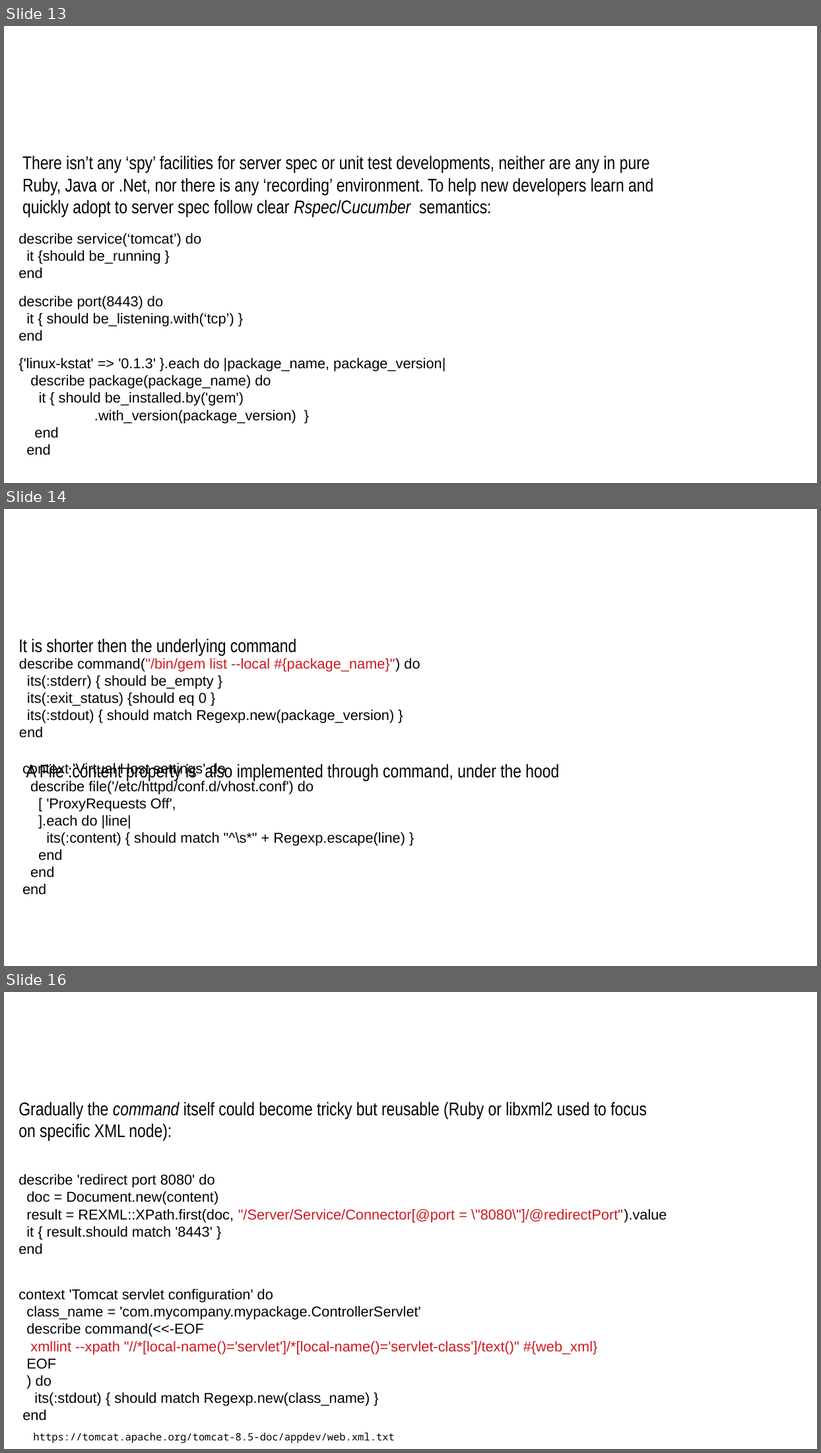
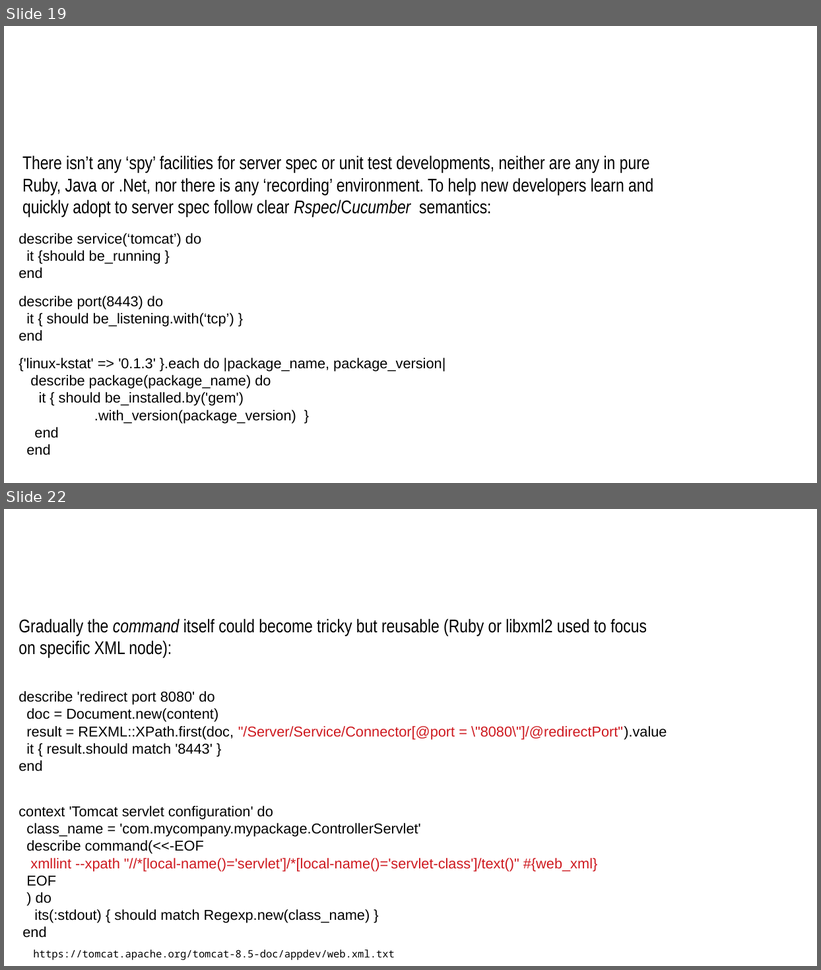
Before and after one commit to sergueik/uru_serverspec, a slide deck: Serverspec Integration in Cloud Provision.odp. Shown one above the other, each under a label of ours: slides 13, 14 and 16 before the commit, slides 19 and 22 after it; the slides between them are not shown. The pictures are 821x1453 and 821x970 pixels, drawn with LibreOffice and Linux fonts; fonts in the diff are those of the drawing; background and template pictures are left out. Boxes give left, top, right and bottom in pixels: in the first picture for what was removed or moved away, otherwise in the second. Text is boxed around its words. In the diff, an @@ line names an element or a change of style, - is before the commit and + after.

```diff
--- a/Serverspec Integration in Cloud Provision.odp
+++ b/Serverspec Integration in Cloud Provision.odp
@@ slide 14 removed at (4,509,817,966), background #FFFFFF @@
@@ text removed at (19,638,297,656) @@
-It is shorter then the underlying command
@@ text removed at (19,658,420,738) @@
-describe command("/bin/gem list --local #{package_name}") do
-its(:stderr) { should be_empty }
-its(:exit_status) {should eq 0 }
-its(:stdout) { should match Regexp.new(package_version) }
-end
@@ text removed at (22,762,405,895) @@
-context 'Virtual Host settings' do
-describe file('/etc/httpd/conf.d/vhost.conf') do
-[ 'ProxyRequests Off',
-].each do |line|
-its(:content) { should match "^\s*" + Regexp.escape(line) }
-end
-end
-end
@@ text removed at (26,763,232,782) @@
-A File :content property is also implemented through command, under the hood
@@ what was slide 13 is now slide 19 @@
@@ what was slide 16 is now slide 22 @@
```
Also in this commit, not shown: 11 slides changed, 9 slides added, 1 other file.
